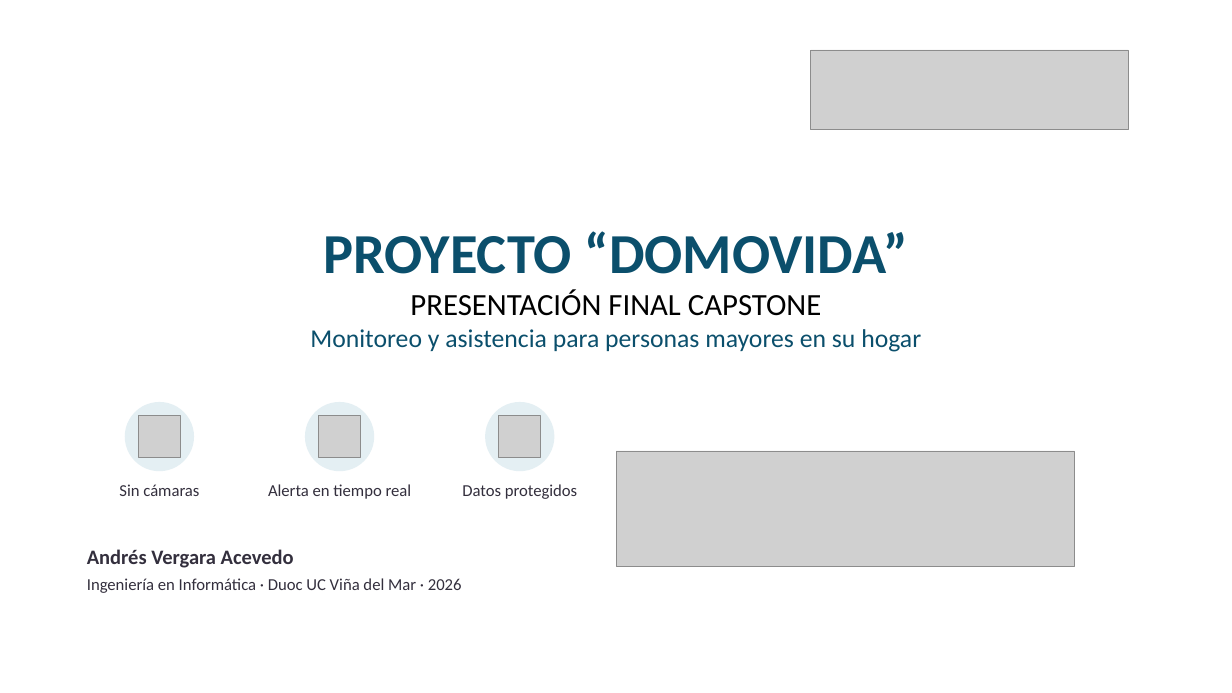
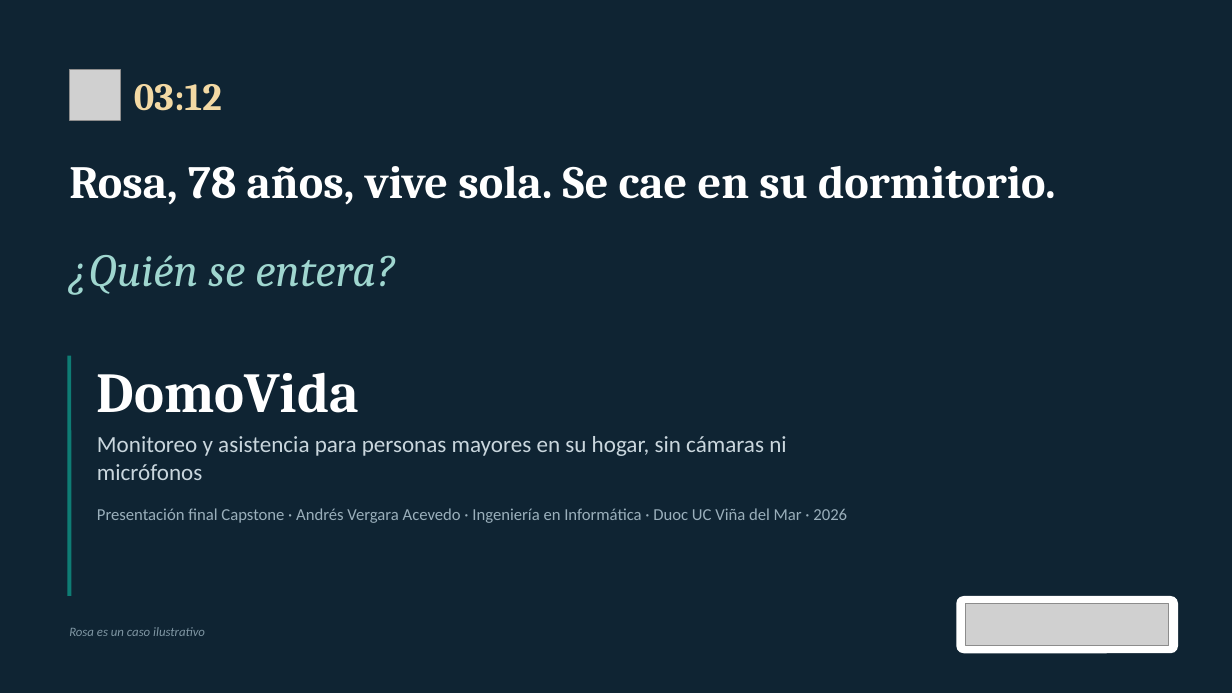
Before and after one commit to AndresVergara74/domovida-backend, a slide deck: slide 1 of docs/fase3/VERGARA_ANDRES_Presentacion_Defensa_DomoVida.pptx. Drawn at 1232x693 pixels with LibreOffice and Linux fonts; fonts in the diff are those of the drawing; grey boxes stand for pictures. Boxes give left, top, right and bottom in pixels: in the first picture for what was removed or moved away, otherwise in the second. Text is boxed around its words. In the diff, an @@ line names an element or a change of style, - is before the commit and + after.

```diff
--- a/docs/fase3/VERGARA_ANDRES_Presentacion_Defensa_DomoVida.pptx
+++ b/docs/fase3/VERGARA_ANDRES_Presentacion_Defensa_DomoVida.pptx
@@ background #FFFFFF to #0F2433 @@
@@ picture added at bbox=[69, 69, 120, 120] @@
@@ text added at bbox=[134, 84, 222, 111], 30 pt, text #F3D9A4, bold @@
+03:12
@@ text at bbox=[69, 166, 1056, 205]: text changed; size 20 to 36 pt; font Calibri to Cambria; text colour #0B4F6C to #FFFFFF; bold on @@
-PROYECTO “DOMOVIDA”
-PRESENTACIÓN FINAL CAPSTONE
-Monitoreo y asistencia para personas mayores en su hogar
+Rosa, 78 años, vive sola. Se cae en su dormitorio.
@@ text added at bbox=[69, 255, 395, 295], 36 pt, text #9FD6CF, italic @@
+¿Quién se entera?
@@ line added from (69, 356) to (69, 596), #0E7C74 3 pt @@
@@ text added at bbox=[97, 372, 359, 413], 44 pt, text #FFFFFF, bold @@
+DomoVida
@@ ellipse removed at bbox=[125, 402, 194, 471] @@
@@ picture removed at bbox=[139, 416, 180, 457] @@
@@ ellipse removed at bbox=[305, 402, 374, 471] @@
@@ picture removed at bbox=[319, 416, 360, 457] @@
@@ ellipse removed at bbox=[485, 402, 555, 471] @@
@@ picture removed at bbox=[499, 416, 541, 457] @@
@@ text added at bbox=[97, 436, 786, 480], 18 pt, text #C9D6DD @@
+Monitoreo y asistencia para personas mayores en su hogar, sin cámaras ni micrófonos
@@ picture removed at bbox=[616, 451, 1075, 567] @@
@@ text at bbox=[97, 508, 847, 523]: text changed; text colour #332F3D to #9AAFBB @@
-Andrés Vergara Acevedo
-Ingeniería en Informática · Duoc UC Viña del Mar · 2026
+Presentación final Capstone · Andrés Vergara Acevedo · Ingeniería en Informática · Duoc UC Viña del Mar · 2026
@@ text removed at bbox=[119, 484, 199, 496] @@
-Sin cámaras
@@ text removed at bbox=[268, 484, 412, 499] @@
-Alerta en tiempo real
@@ text removed at bbox=[462, 484, 577, 499] @@
-Datos protegidos
@@ rounded rectangle added at bbox=[957, 596, 1178, 653], fill #FFFFFF @@
@@ text added at bbox=[69, 627, 205, 636], 10 pt, text #7F96A3, italic @@
+Rosa es un caso ilustrativo
@@ picture: place and size @@
-picture at bbox=[811, 50, 1129, 129]
+picture at bbox=[966, 604, 1169, 646]
```
Also in this commit, not shown: 12 other slides changed, 8 slides added, 8 slides removed.
